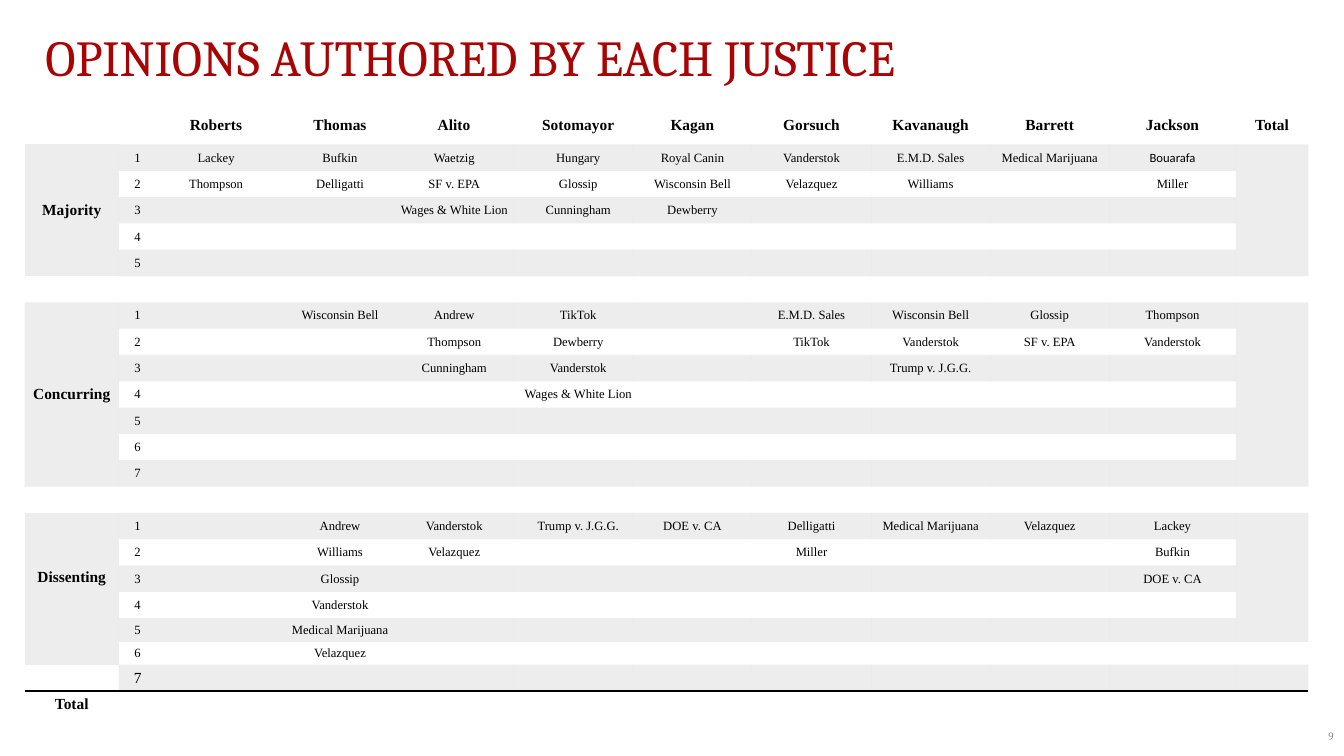
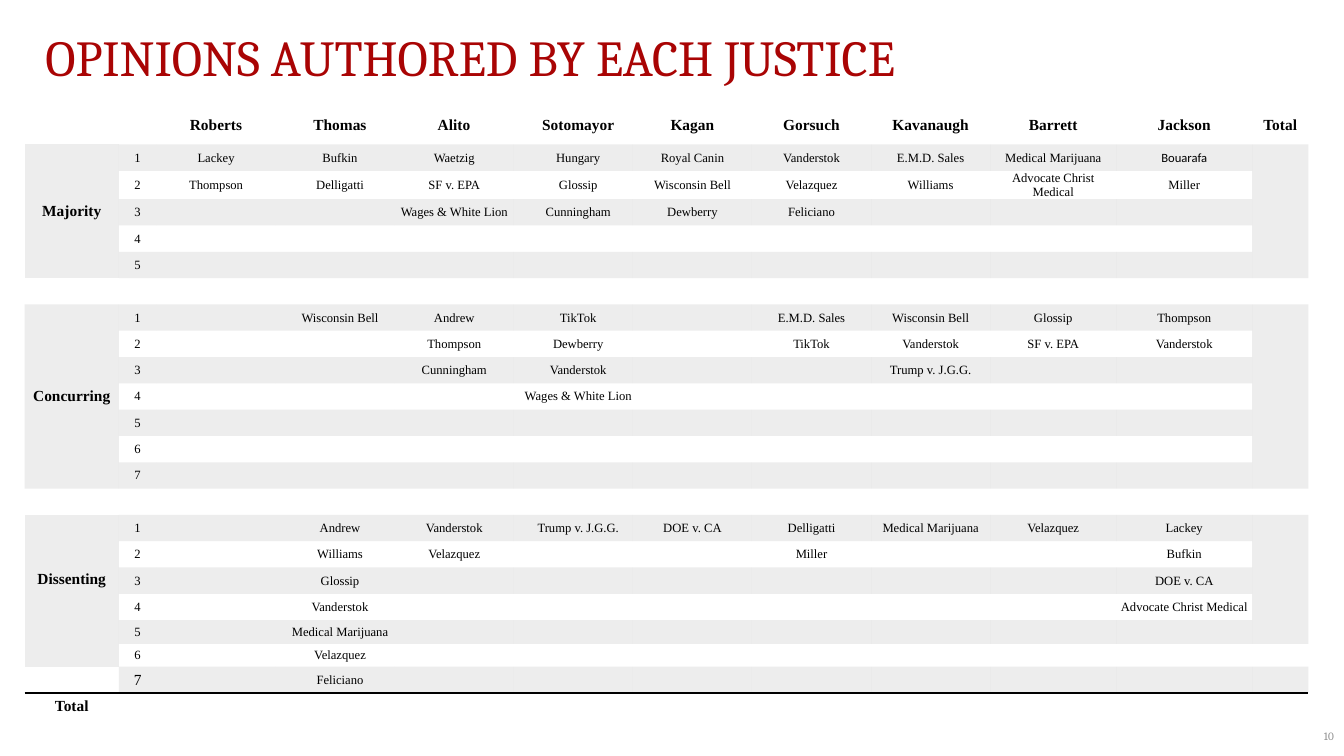
Before and after one commit to JakeTruscott/scotuswatch, a slide deck: slide 10 of Stat Reviews/OT24_StatReview/compilation/SCOTUSBlog/statpack_OT24.pptx (slide 9 before the commit). Drawn at 1344x756 pixels with LibreOffice and Linux fonts; fonts in the diff are those of the drawing. Boxes give left, top, right and bottom in pixels: in the first picture for what was removed or moved away, otherwise in the second. Text is boxed around its words. In the diff, an @@ line names an element or a change of style, - is before the commit and + after.

```diff
--- a/Stat Reviews/OT24_StatReview/compilation/SCOTUSBlog/statpack_OT24.pptx
+++ b/Stat Reviews/OT24_StatReview/compilation/SCOTUSBlog/statpack_OT24.pptx
@@ table at (x1=25, y1=106, x2=1308, y2=717) @@
-row 3, column 10: 
+row 3, column 10: Advocate Christ Medical
-row 4, column 8: 
+row 4, column 8: Feliciano
-row 19, column 11: 
+row 19, column 11: Advocate Christ Medical
-row 22, column 4: 
+row 22, column 4: Feliciano
@@ page number at (x1=1324, y1=732, x2=1334, y2=740): text changed @@
-9
+10
```
Also in this commit, not shown: 20 other slides changed, 1 slide added, 45 other files.
